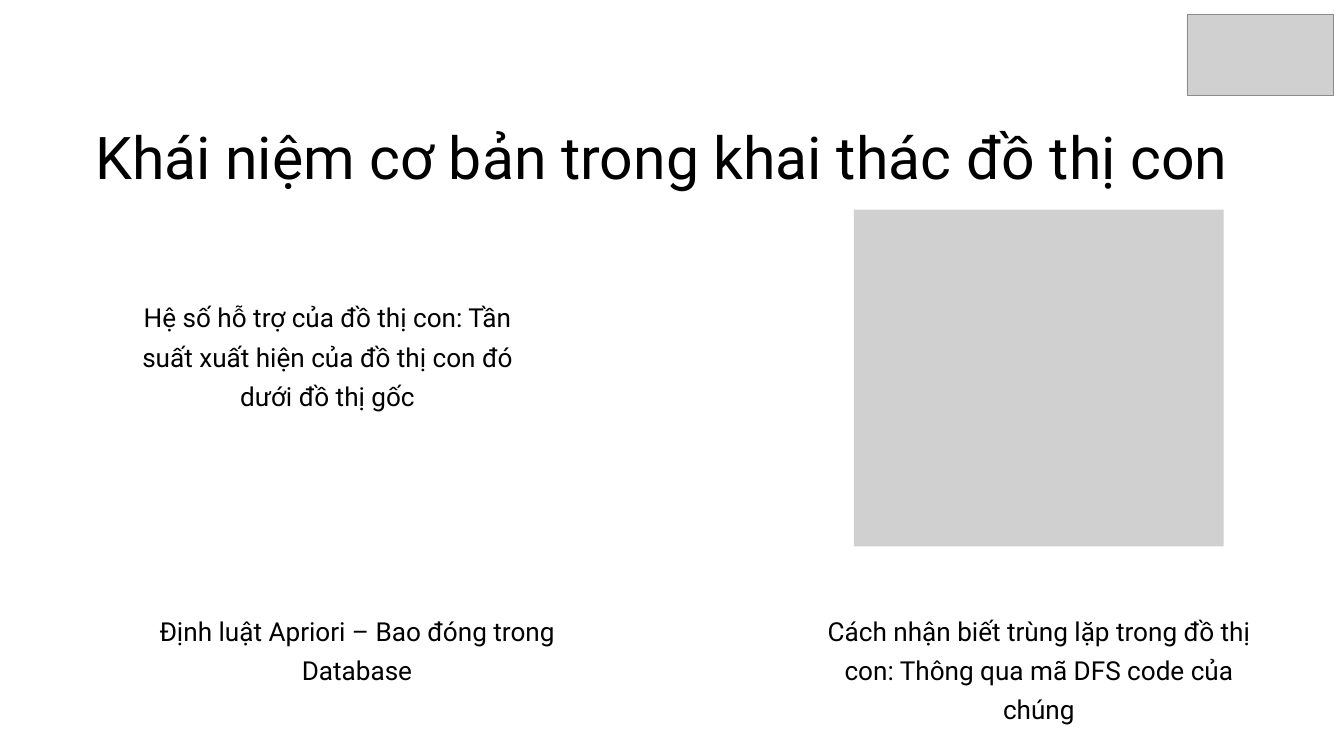
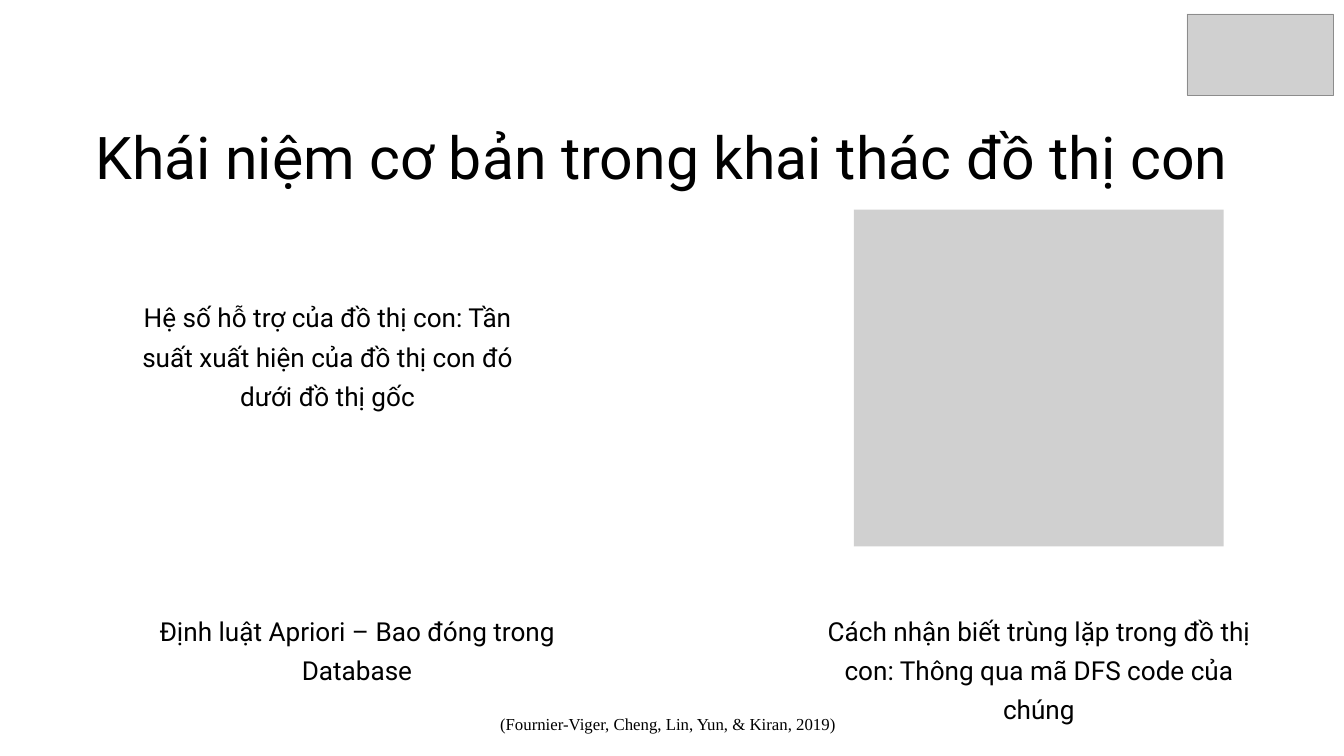
Before and after one commit to OhJiKang/Final-Project-Technology, a slide deck: slide 10 of Docs/PPT.pptx. Drawn at 1344x756 pixels with LibreOffice and Linux fonts; fonts in the diff are those of the drawing; grey boxes stand for pictures. Boxes give left, top, right and bottom in pixels: in the first picture for what was removed or moved away, otherwise in the second. Text is boxed around its words. In the diff, an @@ line names an element or a change of style, - is before the commit and + after.

```diff
--- a/Docs/PPT.pptx
+++ b/Docs/PPT.pptx
@@ text added at bbox=[500, 718, 835, 734], 18 pt, text #000000 @@
+(Fournier-Viger, Cheng, Lin, Yun, & Kiran, 2019)
```
Also in this commit, not shown: 9 other slides changed, 2 other files.
